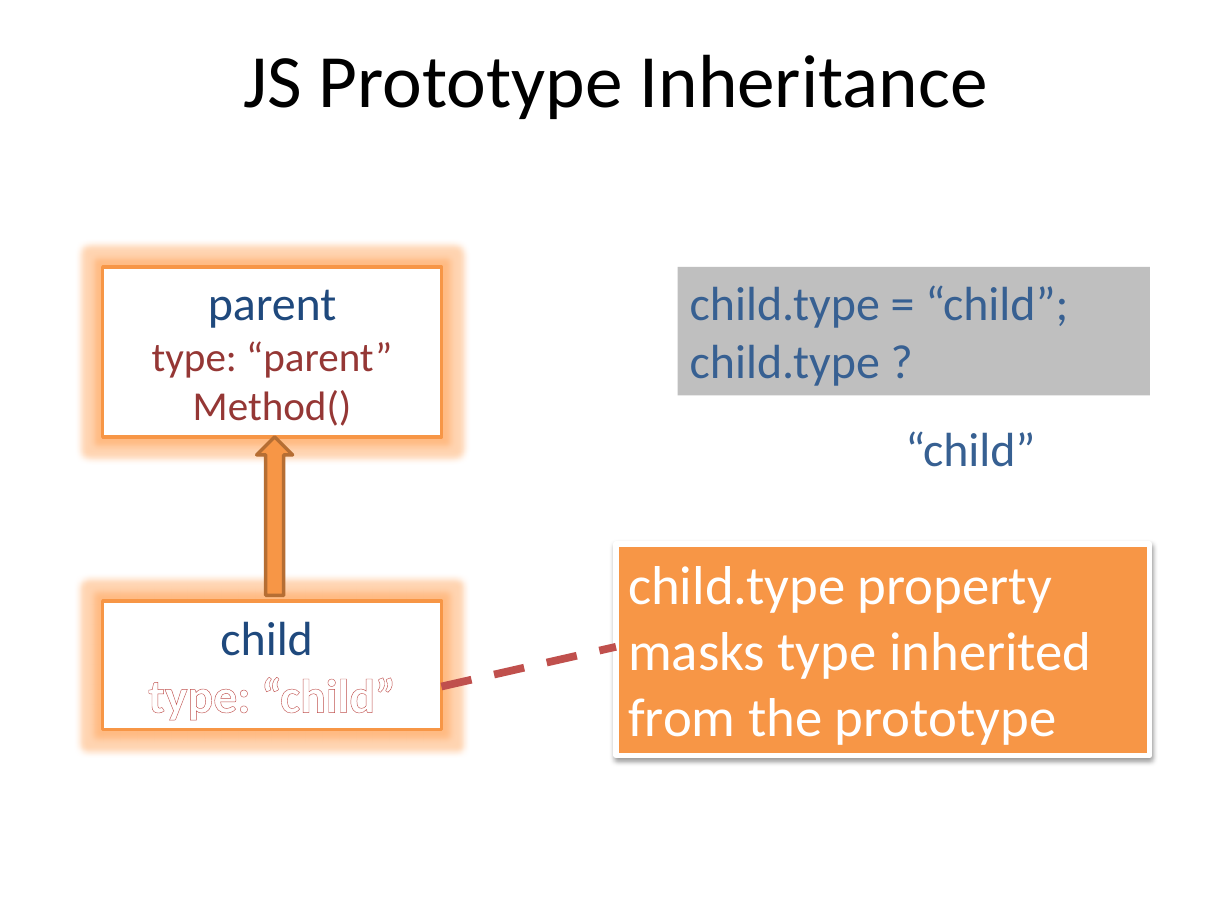
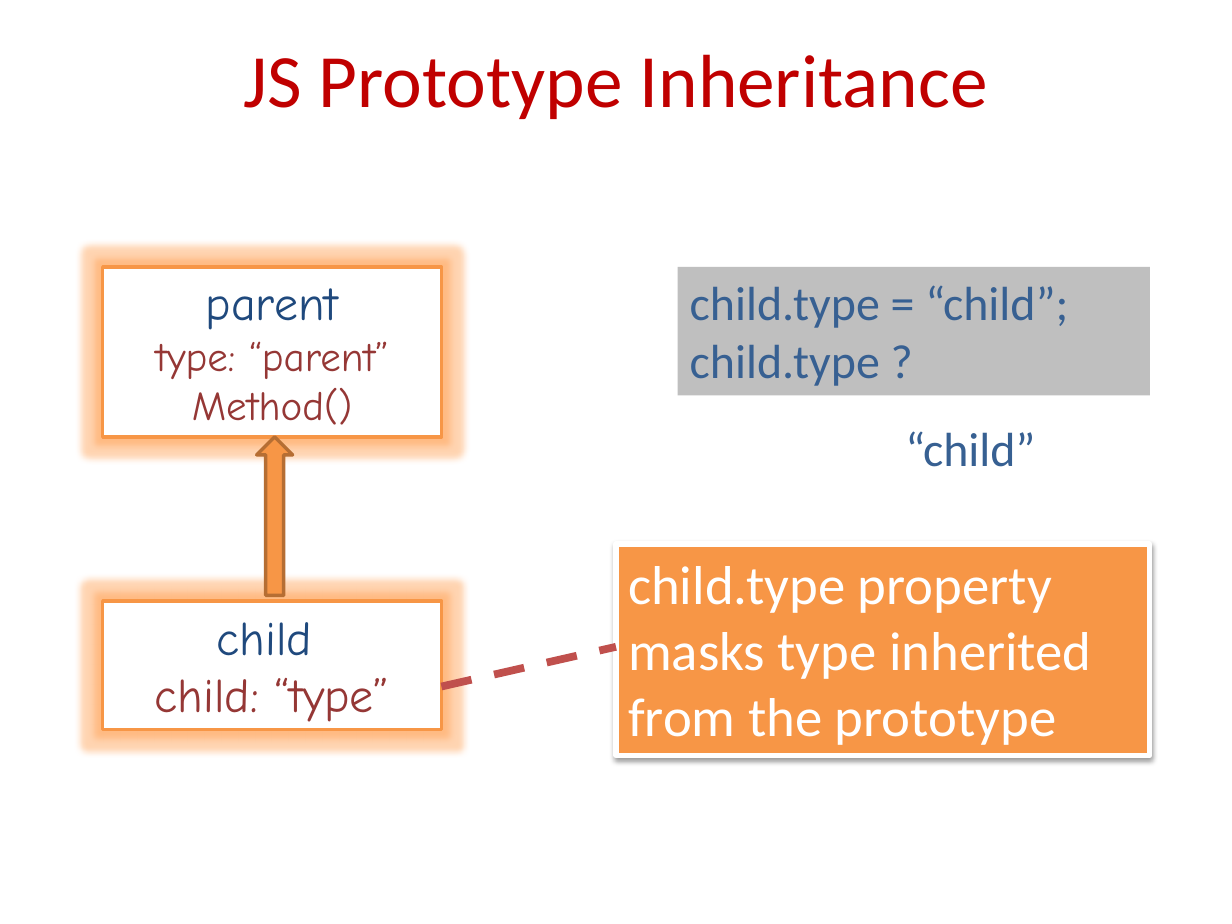
Before and after one commit to nehalsoni23/TypeScript-Training, a slide deck: slide 11 of Object Oriented Programming Training.pptx (slide 10 before the commit). Drawn at 1232x924 pixels with LibreOffice and Linux fonts; fonts in the diff are those of the drawing. Boxes give left, top, right and bottom in pixels: in the first picture for what was removed or moved away, otherwise in the second. Text is boxed around its words. In the diff, an @@ line names an element or a change of style, - is before the commit and + after.

```diff
--- a/Object Oriented Programming Training.pptx
+++ b/Object Oriented Programming Training.pptx
@@ text "JS Prototype Inheritance" at <box>243,54,988,119</box>: text colour #000000 to #C00000 @@
@@ rectangle "parent" at <box>102,267,441,437</box>: font Calibri to Comic Neue @@
@@ text in rectangle at <box>216,622,312,656</box>: font Calibri to Comic Neue in "child" @@
@@ text in rectangle at <box>155,678,390,722</box>: text changed; font Calibri to Comic Neue; text colour #FFFFFF to #953735; bold off @@
-type: “child”
+child: “type”
```
Also in this commit, not shown: 14 other slides changed, 4 slides added, 3 other files.
